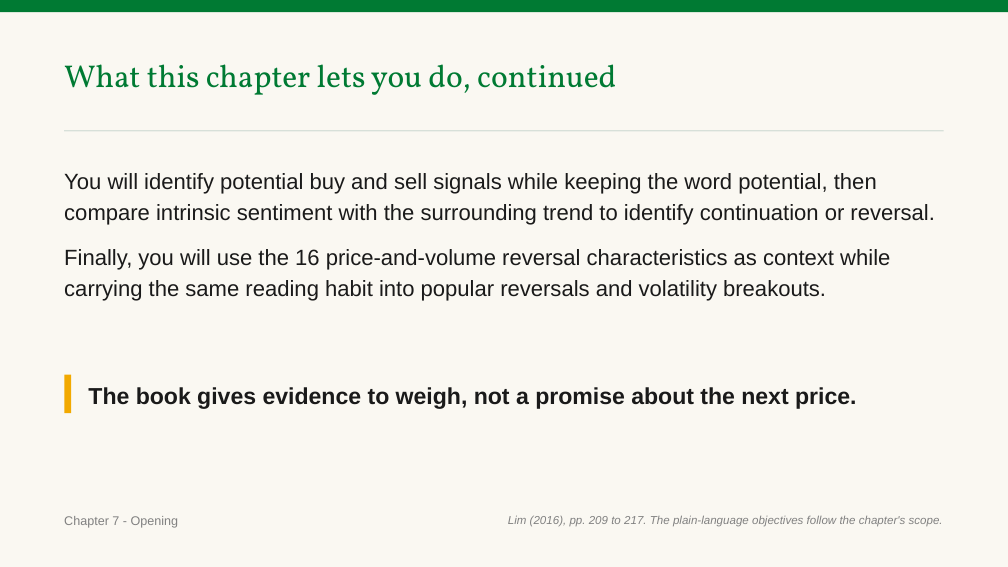
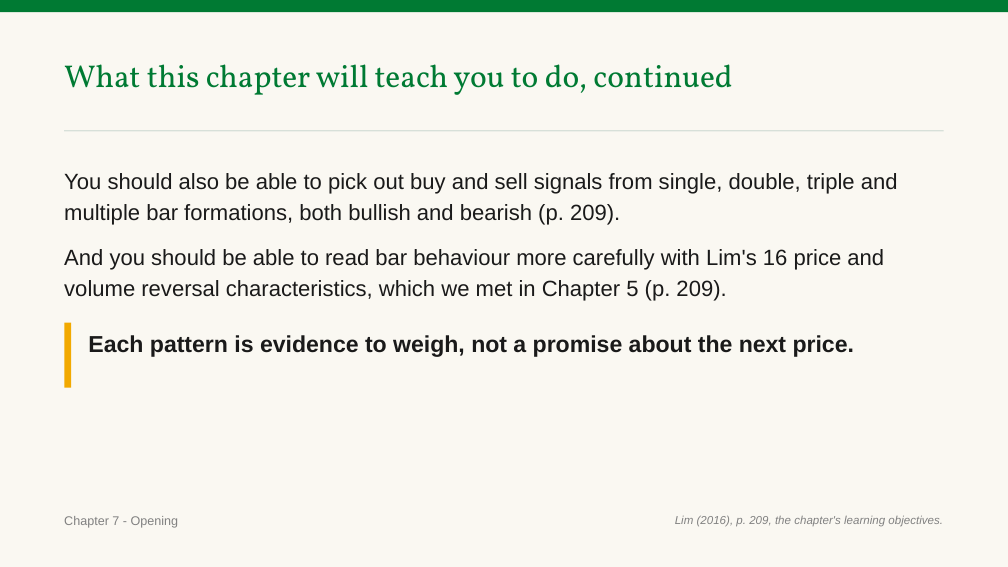
Before and after one commit to benjiesotelo-sudo/Telos_FIN1209, a slide deck: slide 3 of chapter-07/FIN1209-Chapter-07.pptx. Drawn at 1008x567 pixels with LibreOffice and Linux fonts; fonts in the diff are those of the drawing. Boxes give left, top, right and bottom in pixels: in the first picture for what was removed or moved away, otherwise in the second. Text is boxed around its words. In the diff, an @@ line names an element or a change of style, - is before the commit and + after.

```diff
--- a/chapter-07/FIN1209-Chapter-07.pptx
+++ b/chapter-07/FIN1209-Chapter-07.pptx
@@ text at (x1=64, y1=64, x2=732, y2=95): text changed @@
-What this chapter lets you do, continued
+What this chapter will teach you to do, continued
@@ text at (x1=64, y1=173, x2=898, y2=301): text changed @@
-You will identify potential buy and sell signals while keeping the word potential, then compare intrinsic sentiment with the surrounding trend to identify continuation or reversal.
-Finally, you will use the 16 price-and-volume reversal characteristics as context while carrying the same reading habit into popular reversals and volatility breakouts.
+You should also be able to pick out buy and sell signals from single, double, triple and multiple bar formations, both bullish and bearish (p. 209).
+And you should be able to read bar behaviour more carefully with Lim's 16 price and volume reversal characteristics, which we met in Chapter 5 (p. 209).
@@ rectangle resized from (x1=64, y1=374, x2=71, y2=413) to (x1=64, y1=323, x2=71, y2=388) @@
@@ text at (x1=88, y1=335, x2=854, y2=357): text changed @@
-The book gives evidence to weigh, not a promise about the next price.
+Each pattern is evidence to weigh, not a promise about the next price.
@@ text at (x1=675, y1=515, x2=943, y2=527): text changed @@
-Lim (2016), pp. 209 to 217. The plain-language objectives follow the chapter's scope.
+Lim (2016), p. 209, the chapter's learning objectives.
```
Also in this commit, not shown: 18 other slides changed, 10 slides added, 5 slides removed, 4 other files.
